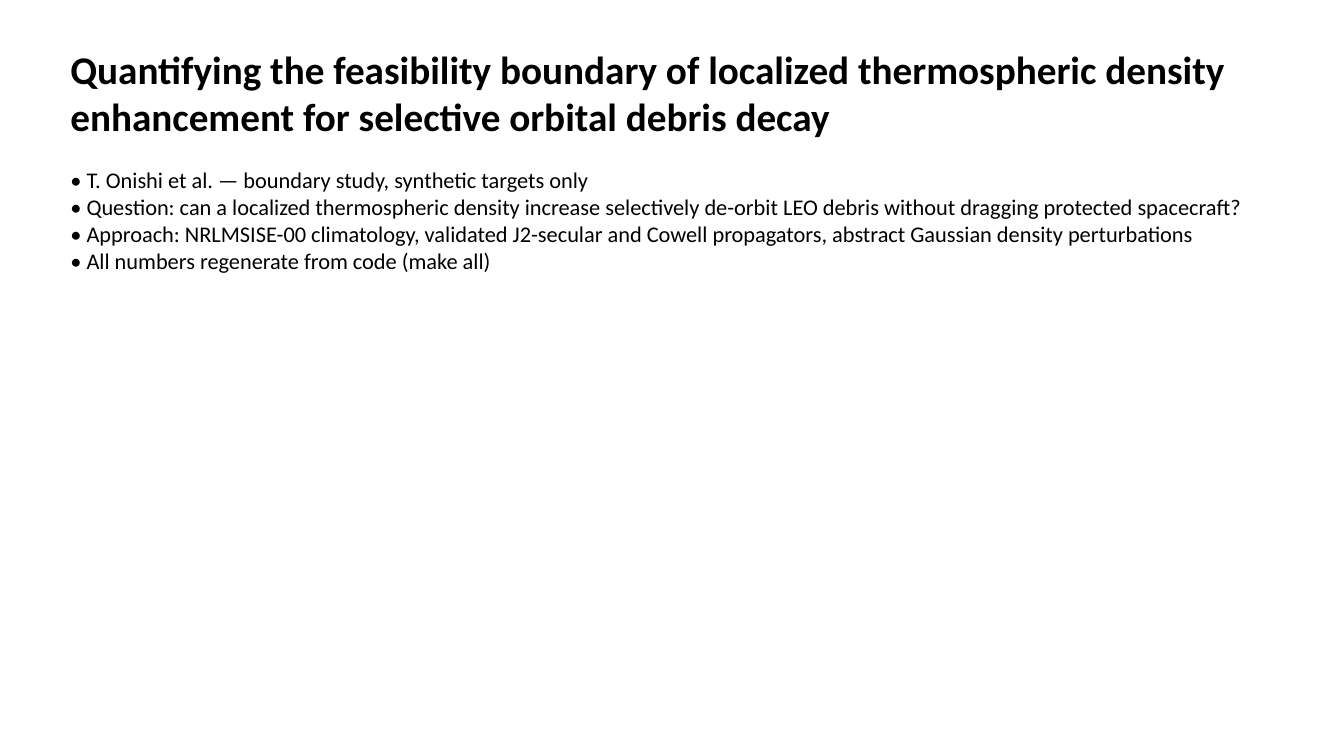
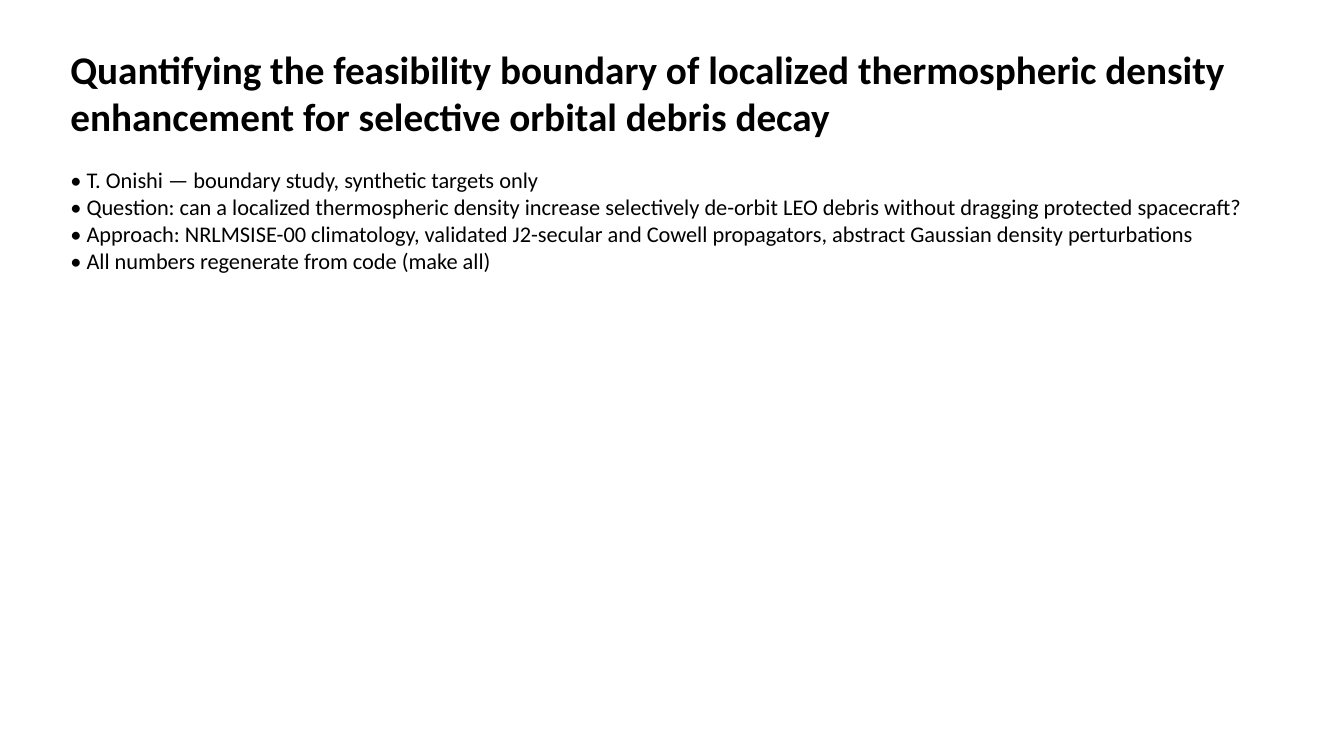
Before and after one commit to bougtoir/thermosphere-debris-selective-decay, a slide deck: slide 1 of manuscript/manuscript_figures.pptx. Drawn at 1344x756 pixels with LibreOffice and Linux fonts; fonts in the diff are those of the drawing. Boxes give left, top, right and bottom in pixels: in the first picture for what was removed or moved away, otherwise in the second. Text is boxed around its words. In the diff, an @@ line names an element or a change of style, - is before the commit and + after.

```diff
--- a/manuscript/manuscript_figures.pptx
+++ b/manuscript/manuscript_figures.pptx
@@ text at [87, 172, 538, 192]: text changed @@
-• T. Onishi et al. — boundary study, synthetic targets only
+• T. Onishi — boundary study, synthetic targets only
```
Also in this commit, not shown: 6 other slides changed, 20 other files.
